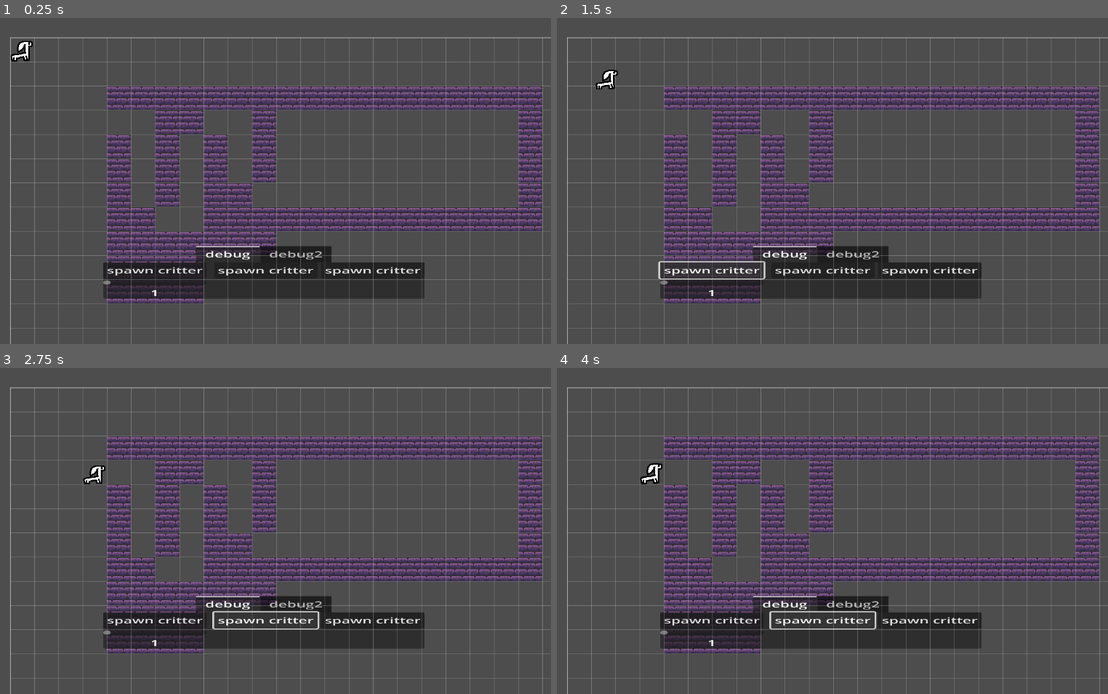
Above: before the commit, frames 1-4 (two rows, left to right).
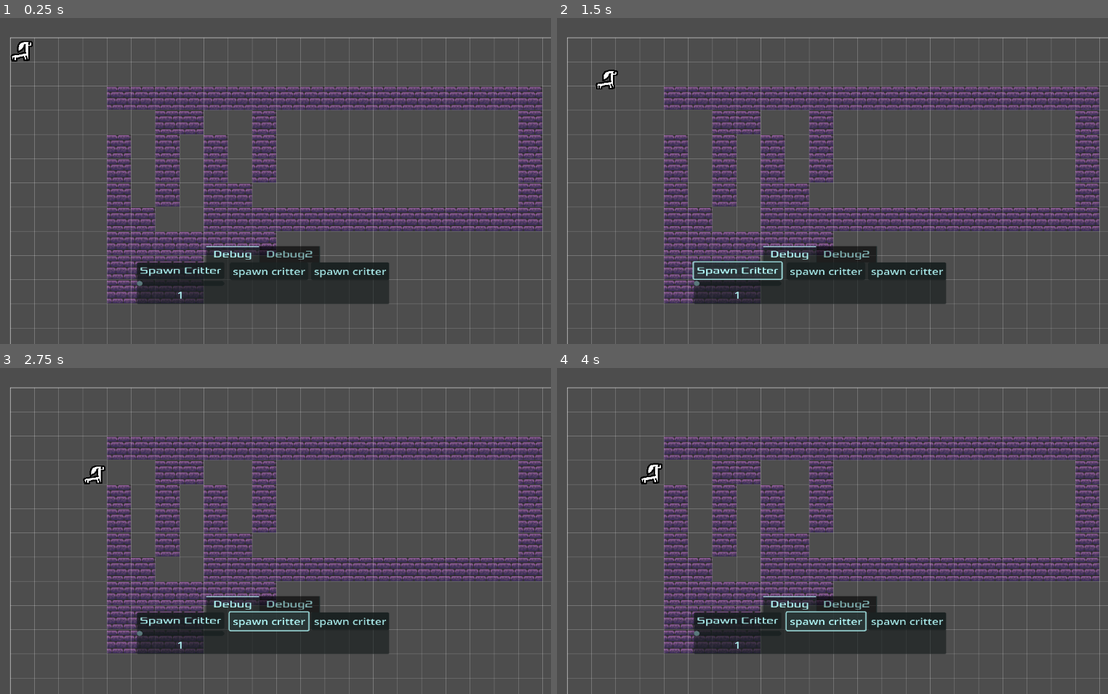
Above: after the commit, the same moments.

Repository: Blueflowerss/vpet-tempname
Game: Godot game, scene res://root.tscn
The game is run twice, just before and just after one commit, with the same random seed, the same clock (stepped at 60 frames per second) and the same inputs.
Inputs:
- Up to frame 1 (0.25 s): no input
- Up to frame 2 (1.5 s): click "spawn critter" at 0.5 s; click "spawn critter" (after the commit: "Spawn Critter") at 1.25 s
- Up to frame 3 (2.75 s): click "spawn critter" at 2 s
- Up to frame 4 (4 s): click "spawn critter" (after the commit: "Spawn Critter") at 2.75 s; click "spawn critter" at 3.5 s

The runs differ from the first frame. In frame 1, 3.3% of the frame differs, in the area x 18-78%, y 69-88%; in frame 2, 3.5%; in frame 3, 3.7%; in frame 4, 3.7%.

Commit message:
Readjusted UI, Added new font and stopped critters rendering over UI elements

Diff:
--- a/scripts/gui/critter_amount.gd
+++ b/scripts/gui/critter_amount.gd
@@ -1,5 +1,5 @@
 extends HScrollBar
 
 
-func _on_value_changed(value: float) -> void:
+func _on_value_changed(value: int) -> void:
 	Gui.critter_spawn_amount = int(value);
--- a/scripts/gui/critter_amount_display.gd
+++ b/scripts/gui/critter_amount_display.gd
@@ -1,5 +1,5 @@
 extends Label
 
 
-func _on_critter_amount_value_changed(value: float) -> void:
+func _on_critter_amount_value_changed(value: int) -> void:
 	text = str(value);
--- a/terrariumScene.tscn
+++ b/terrariumScene.tscn
@@ -6,6 +6,7 @@
 [ext_resource type="Script" uid="uid://dhl8xs0qa87gi" path="res://scripts/gui/critter_spawn.gd" id="3_151t0"]
 [ext_resource type="Script" uid="uid://1py08i846qhw" path="res://terrarium_camera.gd" id="3_dygky"]
 [ext_resource type="PackedScene" uid="uid://blnfiruyo4s28" path="res://addons/grid_display/grid_display_scene.tscn" id="4_5q3ku"]
+[ext_resource type="FontFile" uid="uid://ds4a625hdrga6" path="res://graphics/Fonts/Xolonium-Regular.ttf" id="4_8m472"]
 [ext_resource type="Script" uid="uid://c4ovauup3h7fw" path="res://player_control.gd" id="5_4gnlo"]
 [ext_resource type="Script" uid="uid://d38isihu1d5ii" path="res://scripts/gui/critter_amount.gd" id="5_ebrw0"]
 [ext_resource type="Texture2D" uid="uid://dwsmaejfbq8hy" path="res://graphics/[64x64] Dungeon Bricks Plain.png" id="5_kh8p4"]
@@ -95,77 +96,84 @@
 script = ExtResource("3_dygky")
 
 [node name="menu" type="HBoxContainer" parent="terrarium_camera"]
+modulate = Color(0.717647, 1, 1, 1)
+z_index = 10
 anchors_preset = 15
 anchor_right = 1.0
 anchor_bottom = 1.0
-offset_left = -724.335
-offset_top = 511.661
-offset_right = 751.665
-offset_bottom = 852.661
+offset_left = -724.0
+offset_top = 486.0
+offset_right = 752.0
+offset_bottom = 878.0
 grow_horizontal = 2
 grow_vertical = 2
+scale = Vector2(0.757, 1.105)
+pivot_offset = Vector2(724.335, 3.00964)
 alignment = 1
 script = ExtResource("3_2w3kn")
 metadata/_edit_group_ = true
 
 [node name="TabContainer" type="TabContainer" parent="terrarium_camera/menu"]
 layout_mode = 2
+theme_override_fonts/font = ExtResource("4_8m472")
 tab_alignment = 1
 current_tab = 0
 clip_tabs = false
 
-[node name="debug" type="HBoxContainer" parent="terrarium_camera/menu/TabContainer"]
+[node name="Debug" type="HBoxContainer" parent="terrarium_camera/menu/TabContainer"]
 layout_mode = 2
 metadata/_tab_index = 0
 
-[node name="VBoxContainer" type="VBoxContainer" parent="terrarium_camera/menu/TabContainer/debug"]
-layout_mode = 2
-
-[node name="critter_spawn" type="Button" parent="terrarium_camera/menu/TabContainer/debug/VBoxContainer"]
+[node name="VBoxContainer" type="VBoxContainer" parent="terrarium_camera/menu/TabContainer/Debug"]
+layout_mode = 2
+
+[node name="critter_spawn" type="Button" parent="terrarium_camera/menu/TabContainer/Debug/VBoxContainer"]
 layout_mode = 2
 size_flags_horizontal = 0
 size_flags_vertical = 0
-text = "spawn critter"
+theme_override_fonts/font = ExtResource("4_8m472")
+text = "Spawn Critter"
 script = ExtResource("3_151t0")
 
-[node name="critter_amount" type="HScrollBar" parent="terrarium_camera/menu/TabContainer/debug/VBoxContainer"]
+[node name="critter_amount" type="HScrollBar" parent="terrarium_camera/menu/TabContainer/Debug/VBoxContainer"]
 layout_mode = 2
 min_value = 1.0
 max_value = 10.0
 step = 1.0
 value = 1.0
+rounded = true
 script = ExtResource("5_ebrw0")
 
-[node name="critter_amount_display" type="Label" parent="terrarium_camera/menu/TabContainer/debug/VBoxContainer"]
+[node name="critter_amount_display" type="Label" parent="terrarium_camera/menu/TabContainer/Debug/VBoxContainer"]
 layout_mode = 2
 text = "1"
 horizontal_alignment = 1
 script = ExtResource("3_4gnlo")
 
-[node name="VBoxContainer2" type="VBoxContainer" parent="terrarium_camera/menu/TabContainer/debug"]
-layout_mode = 2
-
-[node name="Button" type="Button" parent="terrarium_camera/menu/TabContainer/debug"]
+[node name="VBoxContainer2" type="VBoxContainer" parent="terrarium_camera/menu/TabContainer/Debug"]
+layout_mode = 2
+
+[node name="Button" type="Button" parent="terrarium_camera/menu/TabContainer/Debug"]
 layout_mode = 2
 size_flags_horizontal = 0
 size_flags_vertical = 0
 text = "spawn critter"
 
-[node name="VBoxContainer3" type="VBoxContainer" parent="terrarium_camera/menu/TabContainer/debug"]
-layout_mode = 2
-
-[node name="Button" type="Button" parent="terrarium_camera/menu/TabContainer/debug/VBoxContainer3"]
+[node name="VBoxContainer3" type="VBoxContainer" parent="terrarium_camera/menu/TabContainer/Debug"]
+layout_mode = 2
+
+[node name="Button" type="Button" parent="terrarium_camera/menu/TabContainer/Debug/VBoxContainer3"]
 layout_mode = 2
 size_flags_horizontal = 0
 size_flags_vertical = 0
 text = "spawn critter"
 
-[node name="debug2" type="HBoxContainer" parent="terrarium_camera/menu/TabContainer"]
+[node name="Debug2" type="HBoxContainer" parent="terrarium_camera/menu/TabContainer"]
 visible = false
 layout_mode = 2
 metadata/_tab_index = 1
 
-[node name="Button" type="Button" parent="terrarium_camera/menu/TabContainer/debug2"]
+[node name="Button" type="Button" parent="terrarium_camera/menu/TabContainer/Debug2"]
 layout_mode = 2
 size_flags_vertical = 0
 
@@ -192,6 +200,6 @@
 offset_bottom = 70.0
 theme_override_styles/panel = SubResource("StyleBoxFlat_5q3ku")
 
-[connection signal="pressed" from="terrarium_camera/menu/TabContainer/debug/VBoxContainer/critter_spawn" to="terrarium_camera/menu" method="_on_critter_spawn_pressed"]
-[connection signal="value_changed" from="terrarium_camera/menu/TabContainer/debug/VBoxContainer/critter_amount" to="terrarium_camera/menu/TabContainer/debug/VBoxContainer/critter_amount" method="_on_value_changed"]
-[connection signal="value_changed" from="terrarium_camera/menu/TabContainer/debug/VBoxContainer/critter_amount" to="terrarium_camera/menu/TabContainer/debug/VBoxContainer/critter_amount_display" method="_on_critter_amount_value_changed"]
+[connection signal="pressed" from="terrarium_camera/menu/TabContainer/Debug/VBoxContainer/critter_spawn" to="terrarium_camera/menu" method="_on_critter_spawn_pressed"]
+[connection signal="value_changed" from="terrarium_camera/menu/TabContainer/Debug/VBoxContainer/critter_amount" to="terrarium_camera/menu/TabContainer/Debug/VBoxContainer/critter_amount" method="_on_value_changed"]
+[connection signal="value_changed" from="terrarium_camera/menu/TabContainer/Debug/VBoxContainer/critter_amount" to="terrarium_camera/menu/TabContainer/Debug/VBoxContainer/critter_amount_display" method="_on_critter_amount_value_changed"]
Not shown: 1 places in critter.tscn that only renumber resources
Binary file added: graphics/Fonts/Xolonium-Regular.ttf
Not shown, added: graphics/Fonts/Xolonium-Regular.ttf.import
Not shown: 1 places in terrariumScene.tscn that only renumber resources
